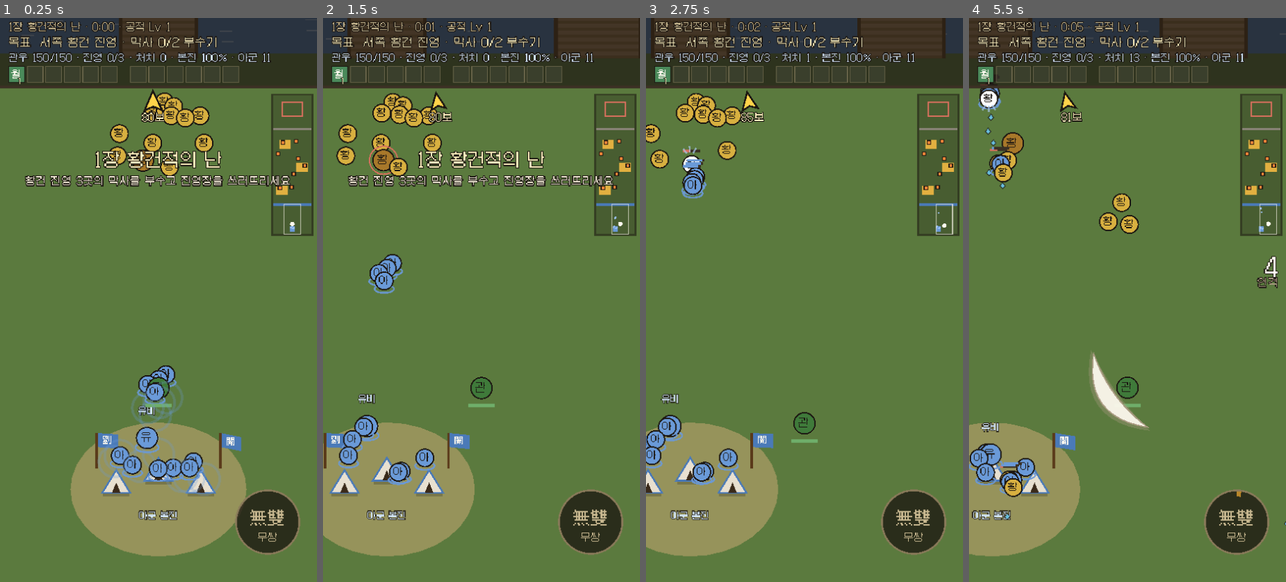
Above: before the commit, frames 1-4 (left to right).
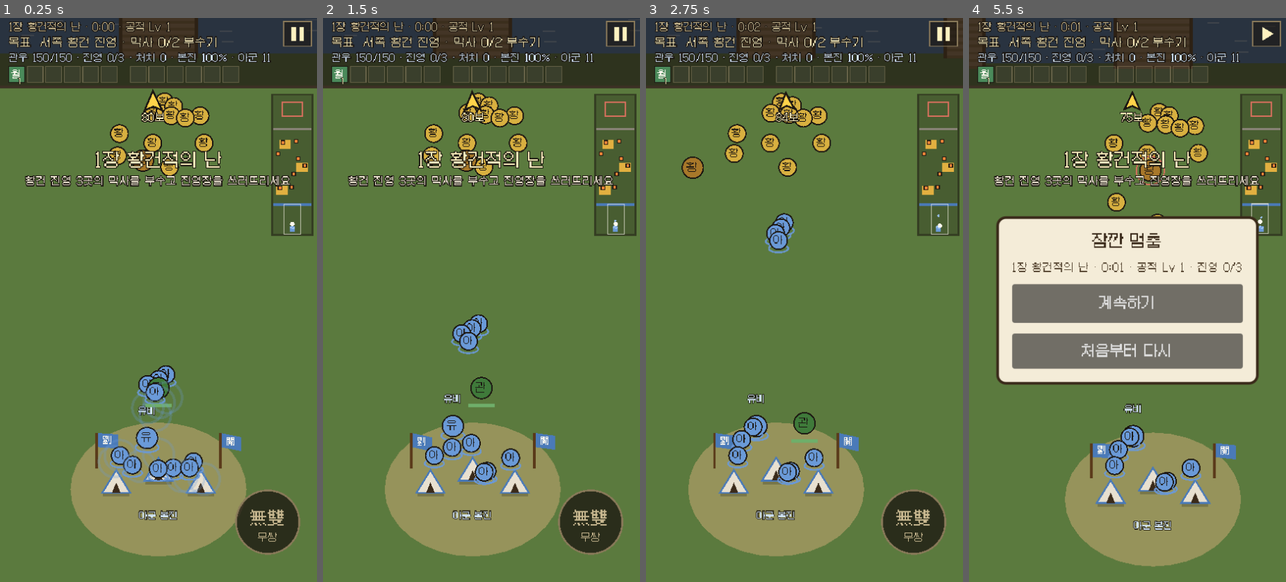
Above: after the commit, the same moments.

Repository: Dong-yeon/ThreeKindomFall
Game: Godot game, scene res://scenes/battle.tscn
Two runs of this game, one before a commit and one after it. Both use one fixed random seed, a clock stepped at 60 frames per second and the inputs below.
Inputs (mouse positions are in pixels of both pictures, inside the frame that each line leads up to):
- Up to frame 1 (0.25 s): no input
- Up to frame 2 (1.5 s): tap Enter at 0.5 s; move the mouse to (551, 271) at 0.52 s; hold Right 0.53-1.25 s; tap P at 0.6 s; click (551, 271) at 0.67 s; tap Space at 0.77 s; click (481, 305) at 1.25 s, where only the run after the commit has a clickable "계속하기"
- Up to frame 3 (2.75 s): drag from (741, 328) to (788, 412) at 2.02 s
- Up to frame 4 (5.5 s): move the mouse to (1159, 175) at 2.77 s; hold Right 2.78-3.5 s; tap K at 2.85 s; click (1159, 175) at 2.92 s; tap P at 3.05, 5.1 s; click (1127, 350) at 3.5 s, where only the run after the commit has a clickable "처음부터 다시"; drag from (1111, 412) to (1032, 215) at 4.27 s; move the mouse to (1222, 384) at 5.02 s; hold Left from 5.03 s (still down); click (1222, 384) at 5.17 s; tap Space at 5.27 s

The runs differ from the first frame. In frame 1, 0.4% of the frame differs, in the area x 89-99%, y 0-6%; in frame 2, 22%; in frame 3, 20%; in frame 4, 52%, in the area x 0-100%, y 0-98%.

Commit message:
feat(godot): 일시정지 버튼 · 앱이 뒤로 가면 자동 정지 (D-197)
- 위 패널 오른쪽 위 Ⅱ 버튼(터치 직접 처리) · Esc/P, 멈춤 창(계속하기 · 처음부터 다시)
- NOTIFICATION_APPLICATION_PAUSED · FOCUS_OUT이면 자동 멈춤(봇 중엔 안 멈춤), 배경음도 멈춤
- 봇 자체 점검 --selftest-pause

Co-Authored-By: Claude Opus 5.5 <noreply@anthropic.com>

Diff:
--- a/godot/scripts/battle.gd
+++ b/godot/scripts/battle.gd
@@ -27,7 +27,7 @@
 @onready var hud: Hud = $Hud
 
 var t := 0.0
-## play · pick(레벨업 책략 고르기 — 판이 멈춤) · end(이김) · dead(짐)
+## play · pick(레벨업 책략 고르기 — 판이 멈춤) · pause(일시정지, D-197) · end(이김) · dead(짐)
 var state := "play"
 var end_why := ""
 var hit_stop := 0.0
@@ -97,6 +97,8 @@
 var view := Rect2(0, 0, 360, 640)
 ## 봇(테스트)이 넣는 이동. 0이면 사람 입력.
 var bot_move := Vector2.ZERO
+## 봇이 돌리는 중(앱 포커스를 잃어도 자동으로 멈추지 않음)
+var bot_on := false
 # 끌어서 이동(화면 어디든 누른 곳이 기준점)
 var joy_on := false
 var joy_id := -1
@@ -144,7 +146,10 @@
 	if event is InputEventScreenTouch:
 		var ev := event as InputEventScreenTouch
 		# 무쌍 버튼은 몇 번째 손가락이든 받음(끌면서 다른 손가락으로 누름). 마우스는 터치로 바뀌어 여기로 옴
-		if ev.pressed and hud.musou_hit(ev.position):
+		if ev.pressed and hud.pause_hit(ev.position):
+			toggle_pause()
+			get_viewport().set_input_as_handled()
+		elif ev.pressed and hud.musou_hit(ev.position):
 			hero.musou_go()
 			get_viewport().set_input_as_handled()
 		elif ev.pressed and not joy_on and state == "play" and not hud.blocks(ev.position):
@@ -163,6 +168,35 @@
 		var ev := event as InputEventKey
 		if ev.pressed and not ev.echo and (ev.physical_keycode == KEY_SPACE or ev.physical_keycode == KEY_K):
 			hero.musou_go()
+		elif ev.pressed and not ev.echo and (ev.physical_keycode == KEY_ESCAPE or ev.physical_keycode == KEY_P):
+			toggle_pause()
+
+
+## 일시정지(D-197): 판 · 배경음이 멈추고 멈춤 창. 레벨업 고르는 중 · 판이 끝난 뒤엔 안 됨
+func toggle_pause() -> void:
+	if state == "play":
+		state = "pause"
+		joy_on = false
+		joy_id = -1
+		Sound.set_paused(true)
+		hud.show_pause()
+	elif state == "pause":
+		resume()
+
+
+func resume() -> void:
+	if state != "pause":
+		return
+	state = "play"
+	hud.hide_pause()
+	Sound.set_paused(false)
+
+
+## 앱이 뒤로 가거나(안드로이드 · iOS) 창이 포커스를 잃으면 자동으로 멈춤(D-177의 모바일 필수 항목)
+func _notification(what: int) -> void:
+	if what == NOTIFICATION_APPLICATION_PAUSED or what == NOTIFICATION_APPLICATION_FOCUS_OUT:
+		if state == "play" and not bot_on:
+			toggle_pause()
 
 
 func move_vec() -> Vector2:
--- a/godot/scripts/bot.gd
+++ b/godot/scripts/bot.gd
@@ -80,8 +80,70 @@
 	if shot_dir != "":
 		# 화면을 찍을 땐 수직 동기화를 꺼서 빨리 돌림(--fixed-fps로 판 시간은 그대로)
 		DisplayServer.window_set_vsync_mode(DisplayServer.VSYNC_DISABLED)
+	b.bot_on = true
+	if "--selftest-pause" in OS.get_cmdline_user_args():
+		_selftest_pause()
+		return
 	b.finished.connect(_on_finished)
 	print("[bot] start  hero=%s  enemies=%d  allies=%d" % [b.hero_data.display_name, b.enemies.size(), b.allies.size()])
+
+
+## 일시정지 자체 점검(D-197): 버튼 터치 · 다시 눌러 풀기 · Esc · 앱이 뒤로 감 · 봇 중 포커스 잃음
+func _selftest_pause() -> void:
+	set_process(false)
+	for i in 5:
+		await get_tree().process_frame
+	var vp := get_viewport()
+	var c := b.hud.pause_btn.get_global_rect().get_center()
+	var touch := func(pressed: bool):
+		var e := InputEventScreenTouch.new()
+		e.index = 1
+		e.position = c
+		e.pressed = pressed
+		vp.push_input(e, true)
+	var key := func():
+		var e := InputEventKey.new()
+		e.physical_keycode = KEY_ESCAPE
+		e.pressed = true
+		vp.push_input(e, true)
+	var ok := true
+	touch.call(true)
+	await get_tree().process_frame
+	touch.call(false)
+	var tp := b.t
+	for i in 10:
+		await get_tree().process_frame
+	ok = ok and _check("버튼 → 멈춤", b.state == "pause" and b.hud.pause_panel.visible)
+	ok = ok and _check("멈춘 동안 판 시간 그대로", b.t == tp)
+	_shot("pause")
+	touch.call(true)
+	await get_tree().process_frame
+	touch.call(false)
+	await get_tree().process_frame
+	ok = ok and _check("다시 누름 → 계속", b.state == "play" and not b.hud.pause_panel.visible)
+	key.call()
+	await get_tree().process_frame
+	ok = ok and _check("Esc → 멈춤", b.state == "pause")
+	key.call()
+	await get_tree().process_frame
+	ok = ok and _check("Esc → 계속", b.state == "play")
+	b.bot_on = false
+	b.notification(Node.NOTIFICATION_APPLICATION_PAUSED)
+	ok = ok and _check("앱이 뒤로 감 → 멈춤", b.state == "pause")
+	b.resume()
+	b.notification(Node.NOTIFICATION_APPLICATION_FOCUS_OUT)
+	ok = ok and _check("포커스 잃음 → 멈춤", b.state == "pause")
+	b.resume()
+	b.bot_on = true
+	b.notification(Node.NOTIFICATION_APPLICATION_FOCUS_OUT)
+	ok = ok and _check("봇 중 포커스 잃음 → 그대로", b.state == "play")
+	print("[selftest] pause ", "통과" if ok else "실패")
+	_quit(0 if ok else 1)
+
+
+func _check(name: String, cond: bool) -> bool:
+	print("[selftest] %s %s" % ["OK " if cond else "실패", name])
+	return cond
 
 
 func _process(_dt: float) -> void:
--- a/godot/scripts/hud.gd
+++ b/godot/scripts/hud.gd
@@ -20,6 +20,9 @@
 var banner_t := 0.0
 var musou_btn: MusouButton
 var end_panel: PanelContainer
+var pause_btn: PauseButton
+var pause_panel: PanelContainer
+var pause_info: Label
 var end_title: Label
 var end_stats: Label
 var vignette: GradientTexture2D
@@ -112,6 +115,7 @@
 	vb.add_child(retry)
 	end_panel.visible = false
 	add_child(end_panel)
+	_build_pause()
 	# 무쌍 중 화면 가장자리
 	vignette = GradientTexture2D.new()
 	vignette.fill = GradientTexture2D.FILL_RADIAL
@@ -142,8 +146,12 @@
 
 
 ## 이 자리를 누르면 끌어서 이동을 시작하지 않음(버튼 · 결과 창)
+func pause_hit(p: Vector2) -> bool:
+	return pause_btn.visible and pause_btn.get_global_rect().grow(6).has_point(p)
+
+
 func blocks(p: Vector2) -> bool:
-	return musou_hit(p) or end_panel.visible or pick_panel.visible
+	return musou_hit(p) or pause_hit(p) or end_panel.visible or pick_panel.visible or pause_panel.visible
 
 
 func banner(title: String, sub: String) -> void:
@@ -171,6 +179,7 @@
 		banner_t -= get_process_delta_time()
 		banner_box.modulate.a = clampf(banner_t / 0.5, 0, 1)
 	musou_btn.visible = b.state == "play"
+	pause_btn.visible = b.state == "play" or b.state == "pause"
 	if pick_panel.visible:
 		_pulse_cards()
 	overlay.queue_redraw()
@@ -541,3 +550,61 @@
 				box.border_color = CARD_INK
 				box.set_border_width_all(2)
 				box.shadow_size = 0
+
+
+# ─────────── 일시정지(D-197) ───────────
+
+func _build_pause() -> void:
+	pause_btn = PauseButton.new()
+	pause_btn.b = b
+	pause_btn.set_anchors_preset(Control.PRESET_TOP_RIGHT)
+	pause_btn.offset_left = -38
+	pause_btn.offset_right = -6
+	pause_btn.offset_top = 4
+	pause_btn.offset_bottom = 32
+	add_child(pause_btn)
+	pause_panel = PanelContainer.new()
+	pause_panel.set_anchors_preset(Control.PRESET_CENTER)
+	pause_panel.custom_minimum_size = Vector2(260, 0)
+	pause_panel.grow_horizontal = Control.GROW_DIRECTION_BOTH
+	pause_panel.grow_vertical = Control.GROW_DIRECTION_BOTH
+	var sb := StyleBoxFlat.new()
+	sb.bg_color = Color("f4ecd8")
+	sb.border_color = Color("3a2a1a")
+	sb.set_border_width_all(3)
+	sb.set_corner_radius_all(10)
+	sb.set_content_margin_all(18)
+	pause_panel.add_theme_stylebox_override("panel", sb)
+	var vb := VBoxContainer.new()
+	vb.add_theme_constant_override("separation", 12)
+	pause_panel.add_child(vb)
+	var title := _label(18, Color("3a2a1a"), 0)
+	title.text = "잠깐 멈춤"
+	title.horizontal_alignment = HORIZONTAL_ALIGNMENT_CENTER
+	vb.add_child(title)
+	pause_info = _label(12, Color("5a4a36"), 0)
+	pause_info.horizontal_alignment = HORIZONTAL_ALIGNMENT_CENTER
+	vb.add_child(pause_info)
+	var go := Button.new()
+	go.text = "계속하기"
+	go.custom_minimum_size = Vector2(0, 44)
+	go.pressed.connect(b.resume)
+	vb.add_child(go)
+	var again := Button.new()
+	again.text = "처음부터 다시"
+	again.custom_minimum_size = Vector2(0, 40)
+	again.pressed.connect(func():
+		Sound.set_paused(false)
+		b.get_tree().reload_current_scene())
+	vb.add_child(again)
+	pause_panel.visible = false
+	add_child(pause_panel)
+
+
+func show_pause() -> void:
+	pause_info.text = "%s · %s · 공적 Lv %d · 진영 %d/3" % [Stage1.NAME, _fmt_t(b.t), b.lvl, b.cap_n]
+	pause_panel.visible = true
+
+
+func hide_pause() -> void:
+	pause_panel.visible = false
--- /dev/null
+++ b/godot/scripts/pause_button.gd
@@ -0,0 +1,28 @@
+class_name PauseButton
+extends Control
+## 일시정지 버튼(위 패널 오른쪽 위, D-197). 누르기는 무쌍 버튼처럼 Battle._unhandled_input이 터치로 직접 받음
+## (끌어서 이동하는 중에 다른 손가락으로 눌러도 되게). 멈춰 있으면 ▶로 바뀜.
+
+var b: Battle
+
+
+func _ready() -> void:
+	mouse_filter = Control.MOUSE_FILTER_IGNORE
+
+
+func _process(_dt: float) -> void:
+	queue_redraw()
+
+
+func _draw() -> void:
+	if b == null:
+		return
+	var c := size / 2
+	draw_rect(Rect2(Vector2.ZERO, size), Color(0.11, 0.09, 0.07, 0.6))
+	draw_rect(Rect2(Vector2.ZERO, size), Color("8a7a5a"), false, 1.5)
+	var col := Color("fff2c0")
+	if b.state == "pause":
+		draw_colored_polygon(PackedVector2Array([c + Vector2(-5, -8), c + Vector2(8, 0), c + Vector2(-5, 8)]), col)
+	else:
+		draw_rect(Rect2(c + Vector2(-7, -8), Vector2(5, 16)), col)
+		draw_rect(Rect2(c + Vector2(2, -8), Vector2(5, 16)), col)
--- a/godot/scripts/sound.gd
+++ b/godot/scripts/sound.gd
@@ -95,6 +95,11 @@
 	_music.play()
 
 
+## 일시정지 동안 배경음을 멈췄다가 이어서(D-197)
+func set_paused(p: bool) -> void:
+	_music.stream_paused = p
+
+
 ## 모두 멈추고 놓음. 끄기 전에 부르고 두어 프레임 기다리면 종료 때 "resources still in use" 경고가 안 남
 func stop_all() -> void:
 	for k in _pools:
Not shown, added: godot/scripts/pause_button.gd.uid
Not shown, changed: docs/decision-log.md
